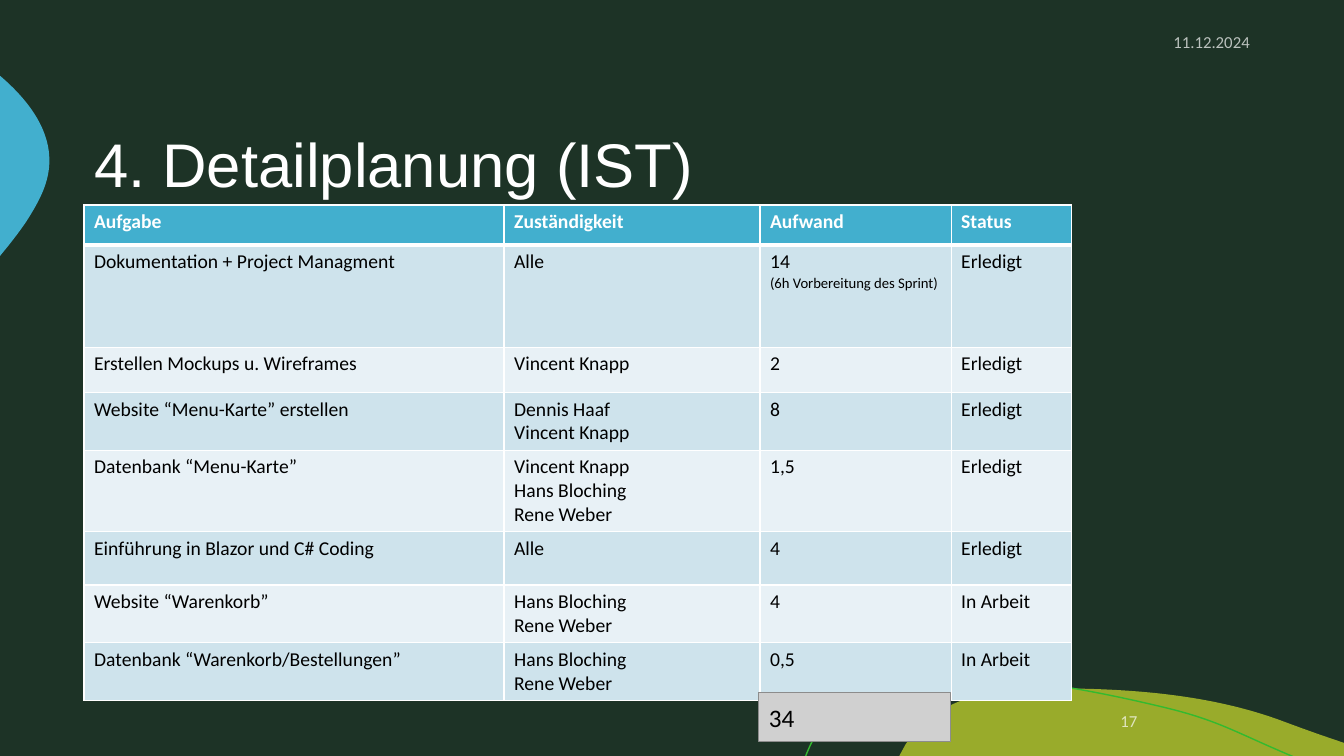
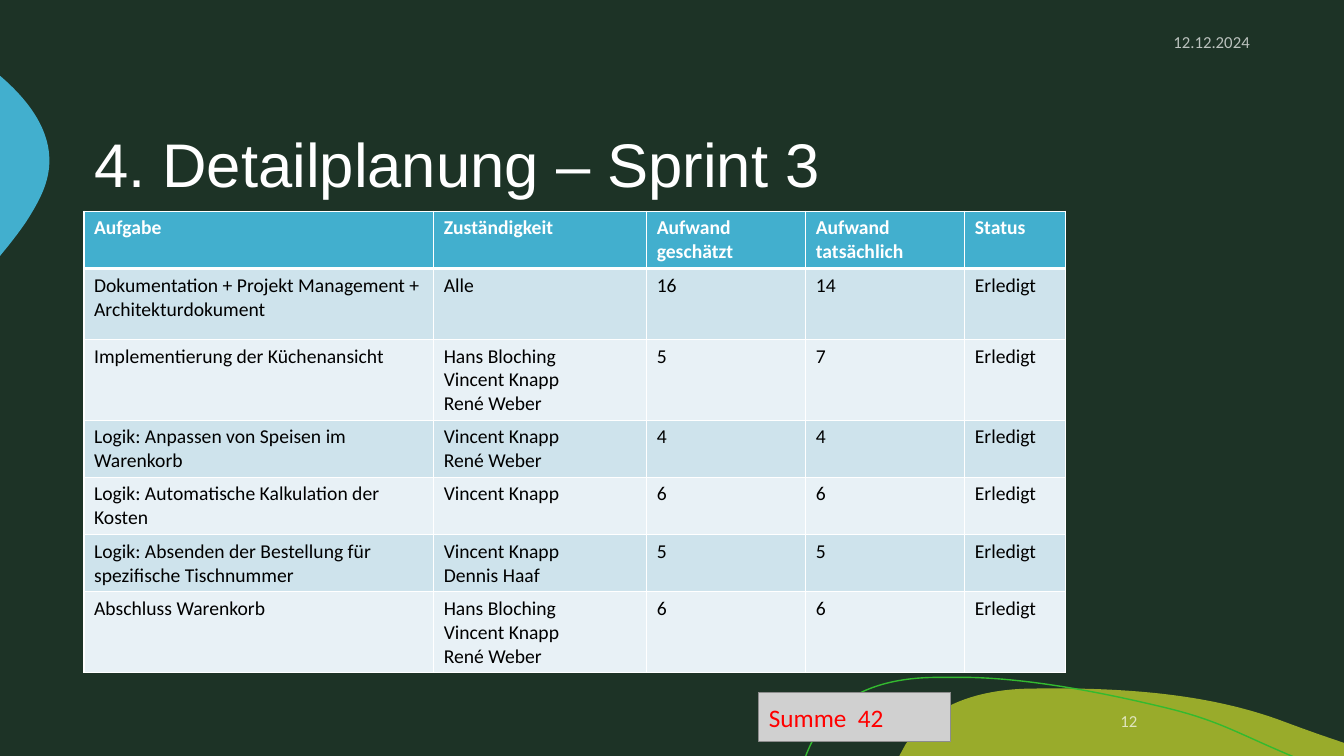
Before and after one commit to zIExpantion/ZumGelbenBach, a slide deck: slide 12 of Dokumente/Sprint-Backlog/Sprint-Backlog2.pptx (slide 17 before the commit). Drawn at 1344x756 pixels with LibreOffice and Linux fonts; fonts in the diff are those of the drawing; grey boxes stand for pictures; background and template pictures are left out. Boxes give left, top, right and bottom in pixels: in the first picture for what was removed or moved away, otherwise in the second. Text is boxed around its words. In the diff, an @@ line names an element or a change of style, - is before the commit and + after.

```diff
--- a/Dokumente/Sprint-Backlog/Sprint-Backlog2.pptx
+++ b/Dokumente/Sprint-Backlog/Sprint-Backlog2.pptx
@@ text at bbox=[1173, 37, 1249, 48]: text changed @@
-11.12.2024
+12.12.2024
@@ title at bbox=[94, 142, 819, 199]: text changed @@
-4. Detailplanung (IST)
+4. Detailplanung – Sprint 3
@@ table at bbox=[84, 212, 1066, 683] @@
-Aufgabe | Zuständigkeit | Aufwand | Status
-Dokumentation + Project Managment | Alle | 14 / (6h Vorbereitung des Sprint) | Erledigt
-Erstellen Mockups u. Wireframes | Vincent Knapp | 2 | Erledigt
-Website “Menu-Karte” erstellen | Dennis Haaf Vincent Knapp | 8 | Erledigt
-Datenbank “Menu-Karte” | Vincent Knapp / Hans Bloching / Rene Weber | 1,5 | Erledigt
-Einführung in Blazor und C# Coding | Alle | 4 | Erledigt
-Website “Warenkorb” | Hans Bloching / Rene Weber | 4 | In Arbeit
-Datenbank “Warenkorb/Bestellungen” | Hans Bloching / Rene Weber | 0,5 | In Arbeit
+Aufgabe | Zuständigkeit | Aufwand geschätzt | Aufwand tatsächlich | Status
+Dokumentation + Projekt Management + Architekturdokument | Alle | 16 | 14 | Erledigt
+Implementierung der Küchenansicht | Hans Bloching / Vincent Knapp / René Weber | 5 | 7 | Erledigt
+Logik: Anpassen von Speisen im Warenkorb | Vincent Knapp / René Weber | 4 | 4 | Erledigt
+Logik: Automatische Kalkulation der Kosten | Vincent Knapp | 6 | 6 | Erledigt
+Logik: Absenden der Bestellung für spezifische Tischnummer | Vincent Knapp / Dennis Haaf | 5 | 5 | Erledigt
+Abschluss Warenkorb | Hans Bloching / Vincent Knapp / René Weber | 6 | 6 | Erledigt
@@ table: place and size @@
-table at bbox=[84, 205, 1073, 698]
+table at bbox=[84, 212, 1066, 683]
@@ text at bbox=[769, 710, 884, 727]: text changed; text colour #000000 to #FF0000 @@
-34
+Summe 42
@@ page number at bbox=[1120, 716, 1137, 727]: text changed @@
-17
+12
```
Also in this commit, not shown: 15 other slides changed.
